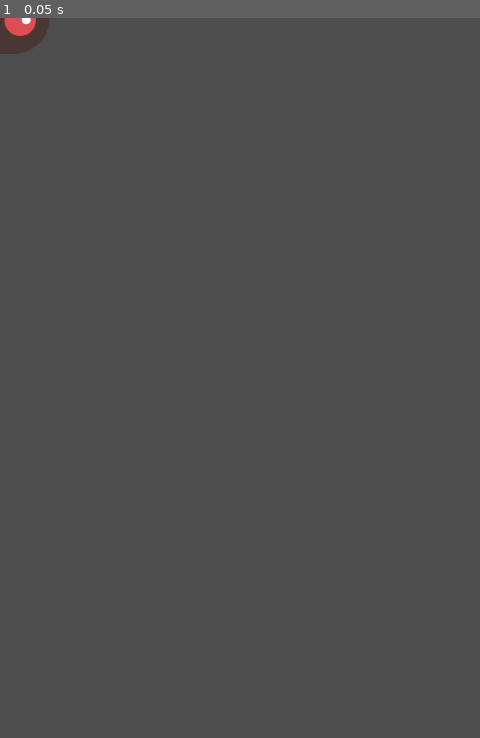
Above: before the commit, frame 1.
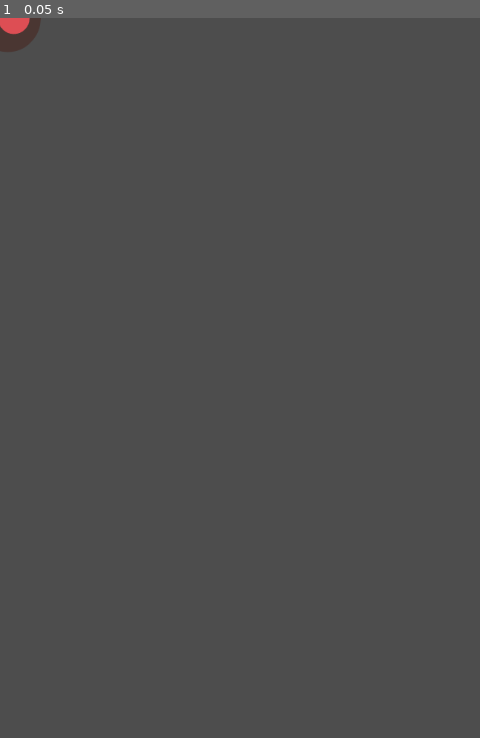
Above: after the commit, the same moment.

Repository: GajaGuerrini/Godot-1st-tutorial
Game: Godot game, scene res://mob.tscn
Two runs of this game, one before a commit and one after it. Both use one fixed random seed, a clock stepped at 60 frames per second and the inputs below. The project has no main scene, so this scene is started directly.
Inputs:
- Up to frame 1 (0.05 s): no input

The runs differ from the first frame. In frame 1, 0.2% of the frame differs, in the area x 0-11%, y 0-5%.

Commit message:
randomly choosing mob animation and deleting them when exiting the screen

Diff:
--- a/mob.tscn
+++ b/mob.tscn
@@ -13,6 +13,13 @@
 @export var MIN_SPEED : int
 @export var MAX_SPEED : int
 
+var mob_types = [\"fly\", \"walk\", \"swim\"]
+
+func _ready():
+	$AnimatedSprite2D.animation = mob_types[randi() % mob_types.size()]
+
+func _on_visible_on_screen_notifier_2d_screen_exited():
+	queue_free()
 "
 
 [sub_resource type="SpriteFrames" id="SpriteFrames_xcd0i"]
@@ -59,6 +66,8 @@
 collision_mask = 0
 gravity_scale = 0.0
 script = SubResource("GDScript_w6en4")
+MIN_SPEED = 150
+MAX_SPEED = 250
 metadata/_edit_group_ = true
 
 [node name="AnimatedSprite2D" type="AnimatedSprite2D" parent="."]
@@ -72,3 +81,5 @@
 shape = SubResource("CapsuleShape2D_kiwoc")
 
 [node name="VisibleOnScreenNotifier2D" type="VisibleOnScreenNotifier2D" parent="."]
+
+[connection signal="screen_exited" from="VisibleOnScreenNotifier2D" to="." method="_on_visible_on_screen_notifier_2d_screen_exited"]
